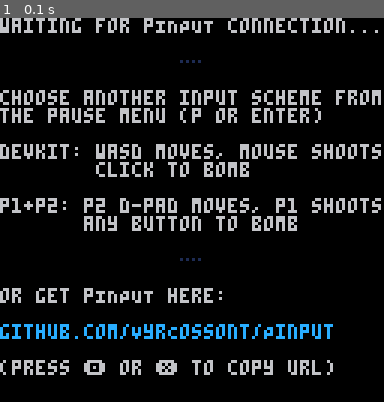
Above: before the commit, frame 1.
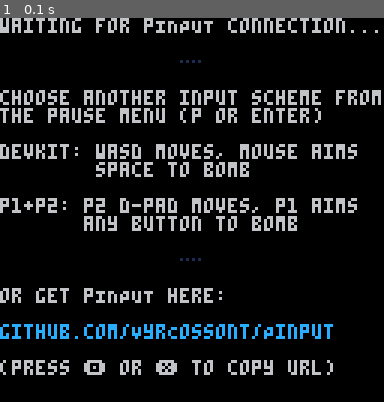
Above: after the commit, the same moment.

Repository: VyrCossont/Pinput
Game: PICO-8 cartridge PICO-8/games/spin.p8
Same seed, same stepped clock (60 frames per second), same inputs: the game is played once before the commit and once after it.
Inputs:
- Up to frame 1 (0.1 s): no input

The runs differ from the first frame. In frame 1, 0.6% of the frame differs, in the area x 25-100%, y 32-51%.

Commit message:
Spin: implement devkit input mode

Diff:
--- a/PICO-8/games/spin/debug.lua
+++ b/PICO-8/games/spin/debug.lua
@@ -53,7 +53,7 @@
  -- todo: if we draw this at 108, it messes up the camera?
  print("    _draw: " .. cpu_draw, 0, 104, 8)
  print("_update60: " .. cpu_update60)
- print(" slowdown: " .. slowdown_divider .. ":1")
+ print(" slowdown: " .. slowdown_divider .. ":1" .. " mouse: " .. stat(32) .. ", " .. stat(33))
 end
 
 -- slow time
--- a/PICO-8/games/spin/draw.lua
+++ b/PICO-8/games/spin/draw.lua
@@ -17,10 +17,10 @@
   print("choose another input scheme from")
   print("the pause menu (p or enter)")
   print("")
-  print("devkit: wasd moves, mouse shoots")
-  print("        click to bomb")
-  print("")
-  print("p1+p2: p2 d-pad moves, p1 shoots")
+  print("devkit: wasd moves, mouse aims")
+  print("        space to bomb")
+  print("")
+  print("p1+p2: p2 d-pad moves, p1 aims")
   print("       any button to bomb")
   print("")
   print("               \f1…\f6")
--- a/PICO-8/games/spin/input.lua
+++ b/PICO-8/games/spin/input.lua
@@ -20,7 +20,6 @@
 
 -- compatibility input modes
 -- for when you're not cool enough to have Pinput installed
--- todo: extract these to Pinput SDK?
 
 -- does nothing
 function input_noop()
@@ -110,8 +109,10 @@
 
 devkit_flags_addr = 0x5f2d
 
+-- we won't get mouse lock on the BBS,
+-- but can work without it
 function devkit_init()
- poke(devkit_flags_addr, 1)
+ poke(devkit_flags_addr, 1 | 4)
 end
 
 function devkit_deinit()
@@ -120,16 +121,38 @@
 
 -- movement: WASD or arrows
 -- aiming: mouse
+-- see https://pico-8.fandom.com/wiki/Stat#.7B28.7D_Raw_keyboard
+-- and https://github.com/libsdl-org/SDL/blob/main/include/SDL_scancode.h
 function devkit_pi_stick(s)
  if s == pi_l then
-
+  local x, y = 0, 0
+  if stat(28, 26) or stat(28, 82) then
+   y = y - 1
+  end
+  if stat(28, 22) or stat(28, 81) then
+   y = y + 1
+  end
+  if stat(28, 4) or stat(28, 80) then
+   x = x - 1
+  end
+  if stat(28, 7) or stat(28, 79) then
+   x = x + 1
+  end
+  return x, y
  elseif s == pi_r then
-
+  local x = (mid(0, stat(32), 127)  - 64) >> 6
+  local y = (mid(0, stat(33), 127)  - 64) >> 6
+  -- deadzone
+  if abs(x ^ 2 + y ^ 2) < 0.1 then
+   return 0, 0
+  end
+  return x, y
  end
 end
 
-function devkit_pi_trigger(t)
- if stat(34) & (1 << t) == (1 << t) then
+-- space bar controls both triggers
+function devkit_pi_trigger()
+ if stat(28, 44) then
   return 0xff
  else
   return 0
